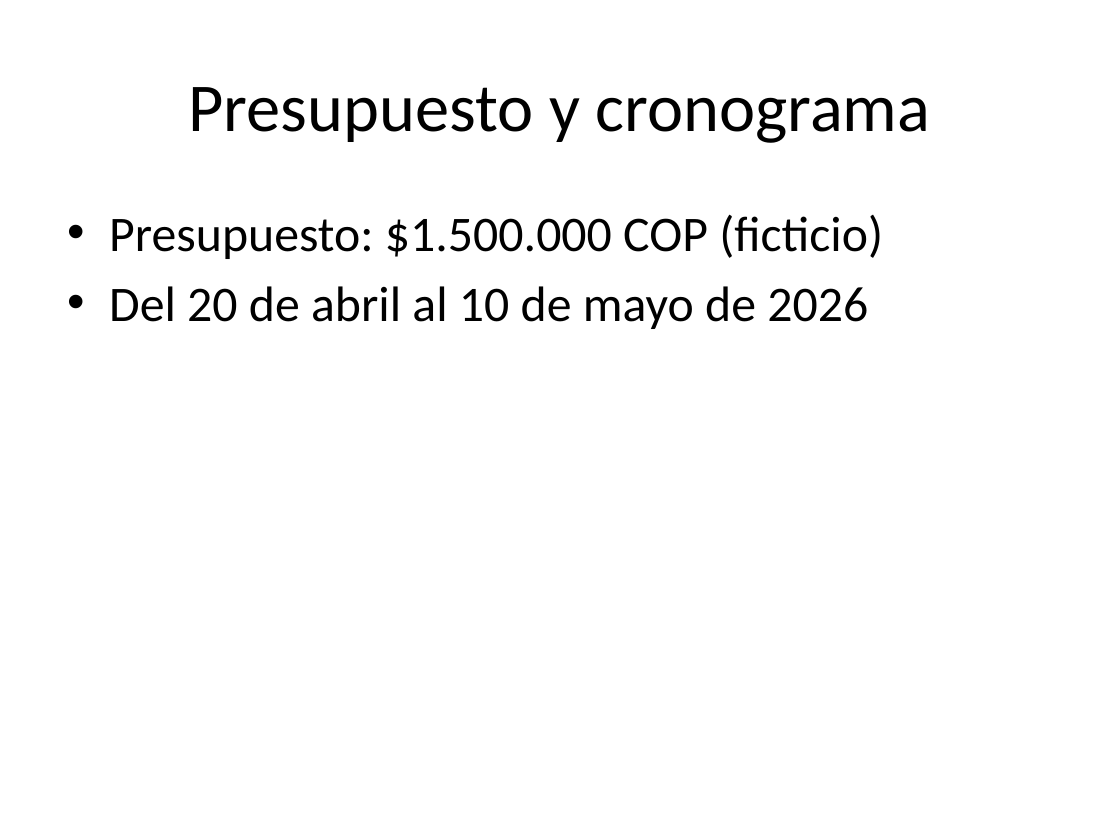
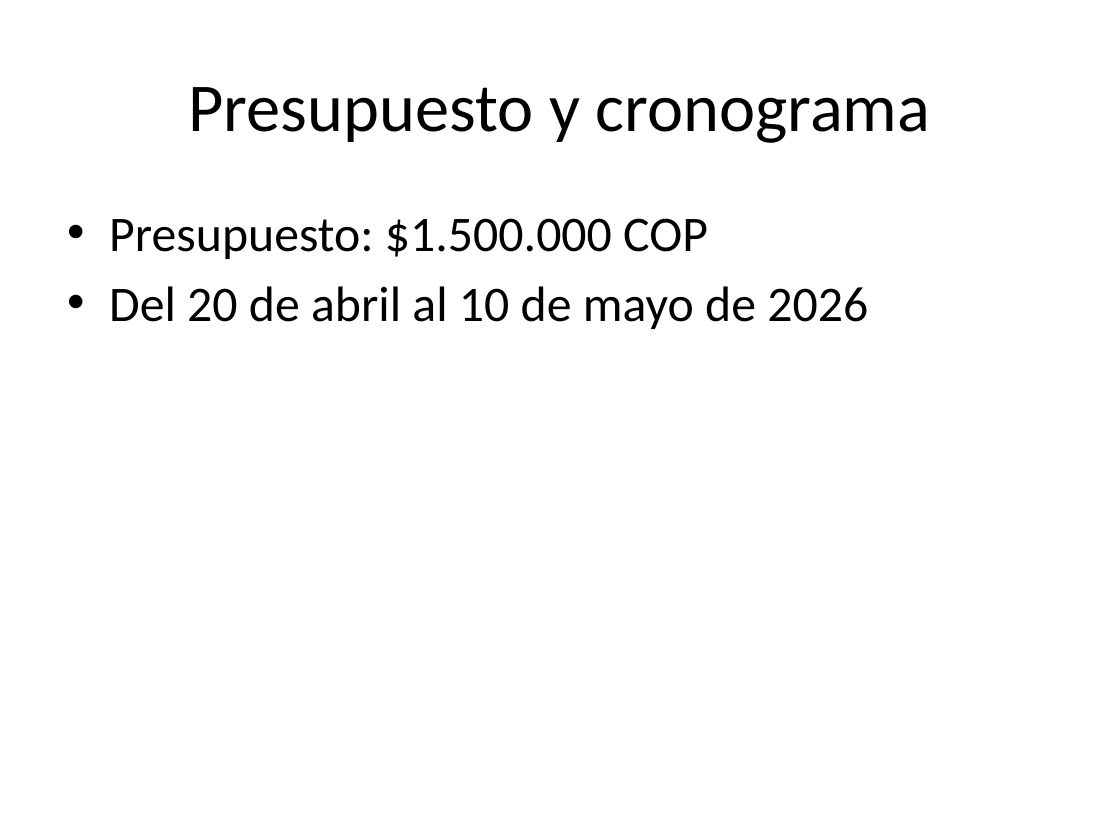
Before and after one commit to LinamariaMartinez/ponque-rag-challenge, a slide deck: slide 4 of documentos/marketing/plan-campana-dia-madre.pptx. Drawn at 1120x840 pixels with LibreOffice and Linux fonts; fonts in the diff are those of the drawing. Boxes give left, top, right and bottom in pixels: in the first picture for what was removed or moved away, otherwise in the second. Text is boxed around its words. In the diff, an @@ line names an element or a change of style, - is before the commit and + after.

```diff
--- a/documentos/marketing/plan-campana-dia-madre.pptx
+++ b/documentos/marketing/plan-campana-dia-madre.pptx
@@ text at [109,218,708,259]: text changed @@
-• Presupuesto: $1.500.000 COP (ficticio)
+• Presupuesto: $1.500.000 COP
```
Also in this commit, not shown: 2 other slides changed, 6 other files.
